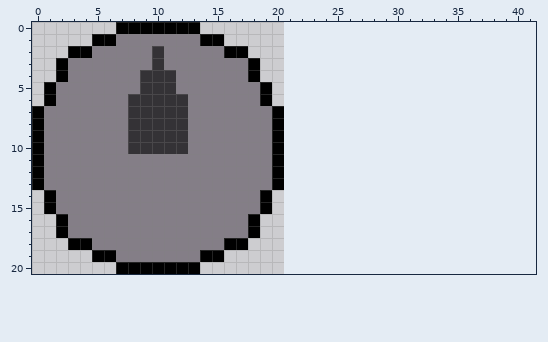
Pixel-art sprite: assets/img/dial.png. That is the earlier state.
The file is 21x21 pixels. The old version is drawn lined up with the new one, on the new canvas.
New version:
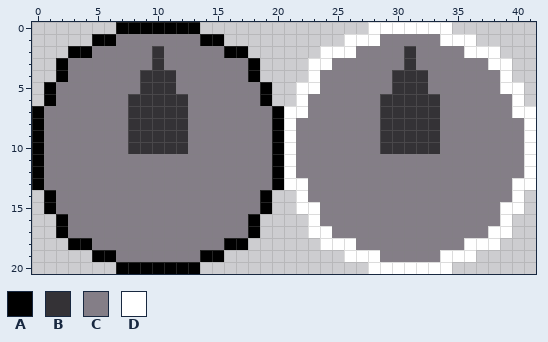
Palette (. is transparent): A #000000  B #343236  C #847e87  D #ffffff
Changes in this commit:
canvas 21x21 -> 42x21
@@ x 19..41 @@
- 0 .......................
- 1 .......................
- 2 .......................
- 3 .......................
- 4 .......................
- 5 A......................
- 6 A......................
- 7 CA.....................
- 8 CA.....................
- 9 CA.....................
-10 CA.....................
-11 CA.....................
-12 CA.....................
-13 CA.....................
-14 A......................
-15 A......................
-16 .......................
-17 .......................
-18 .......................
-19 .......................
-20 .......................
+ 0 .........DDDDDDD.......
+ 1 .......DDDCCCCCDDD.....
+ 2 .....DDDCCCCBCCCCDDD...
+ 3 ....DDCCCCCCBCCCCCCDD..
+ 4 ....DCCCCCCBBBCCCCCCD..
+ 5 A..DDCCCCCCBBBCCCCCCDD.
+ 6 A..DCCCCCCBBBBBCCCCCCD.
+ 7 CADDCCCCCCBBBBBCCCCCCDD
+ 8 CADCCCCCCCBBBBBCCCCCCCD
+ 9 CADCCCCCCCBBBBBCCCCCCCD
+10 CADCCCCCCCBBBBBCCCCCCCD
+11 CADCCCCCCCCCCCCCCCCCCCD
+12 CADCCCCCCCCCCCCCCCCCCCD
+13 CADDCCCCCCCCCCCCCCCCCDD
+14 A..DCCCCCCCCCCCCCCCCCD.
+15 A..DDCCCCCCCCCCCCCCCDD.
+16 ....DCCCCCCCCCCCCCCCD..
+17 ....DDCCCCCCCCCCCCCDD..
+18 .....DDDCCCCCCCCCDDD...
+19 .......DDDCCCCCDDD.....
+20 .........DDDDDDD.......
